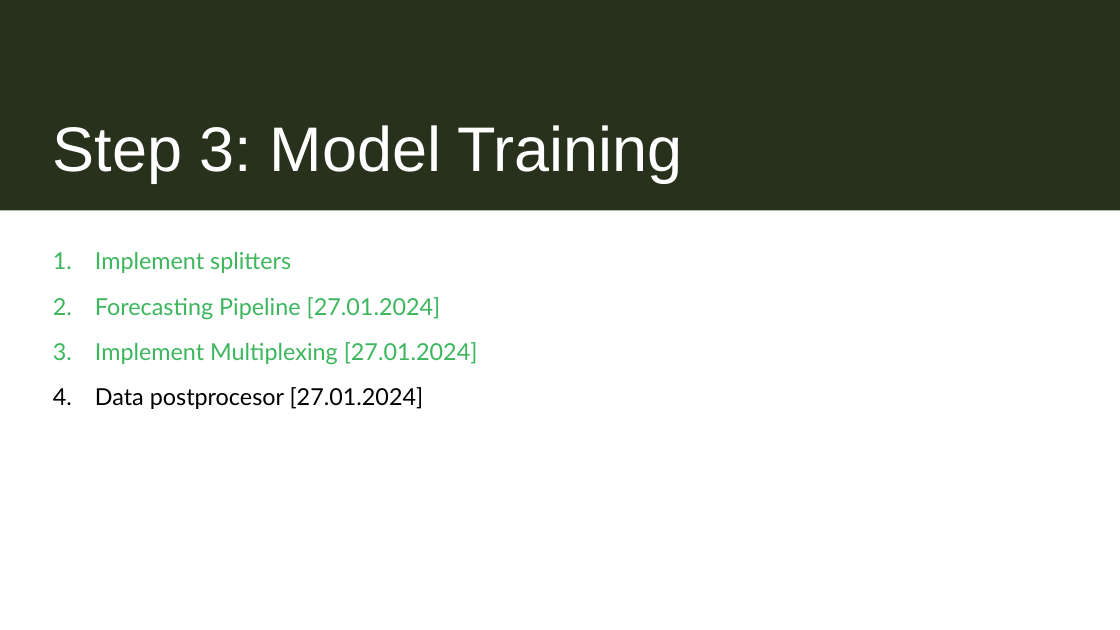
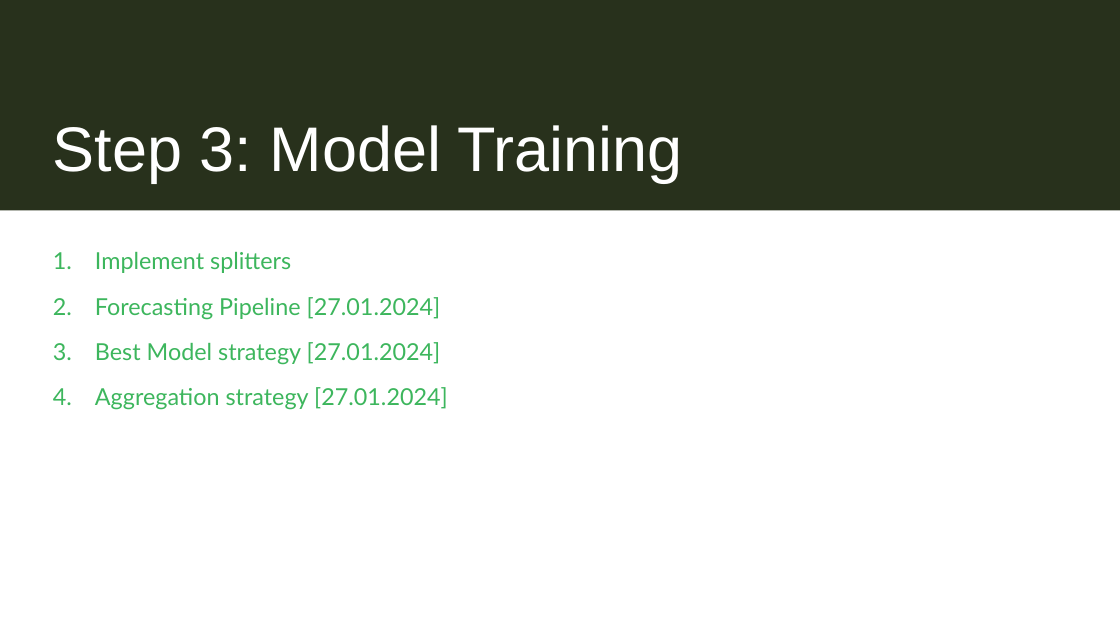
Before and after one commit to lewi9/bachelor, a slide deck: slide 5 of Bachelor thesis.pptx. Drawn at 1120x630 pixels with LibreOffice and Linux fonts; fonts in the diff are those of the drawing. Boxes give left, top, right and bottom in pixels: in the first picture for what was removed or moved away, otherwise in the second. Text is boxed around its words. In the diff, an @@ line names an element or a change of style, - is before the commit and + after.

```diff
--- a/Bachelor thesis.pptx
+++ b/Bachelor thesis.pptx
@@ text at box(95, 342, 448, 410): text changed @@
-3. Implement Multiplexing [27.01.2024]
-4. Data postprocesor [27.01.2024]
+3. Best Model strategy [27.01.2024]
+4. Aggregation strategy [27.01.2024]
```
Also in this commit, not shown: 1 other slide changed, 4 other files.
